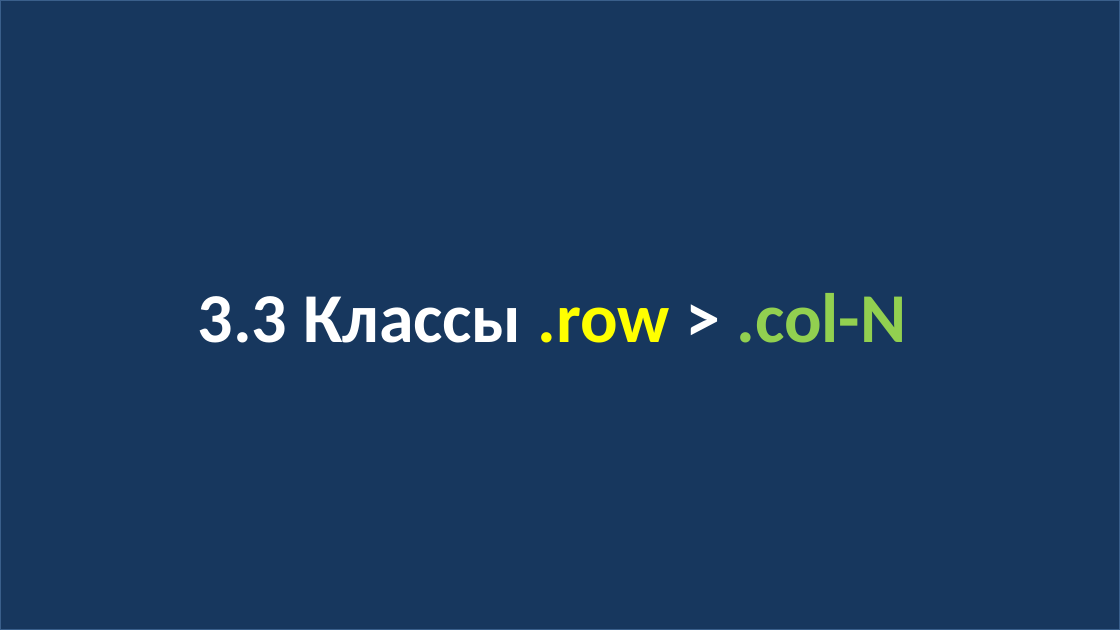
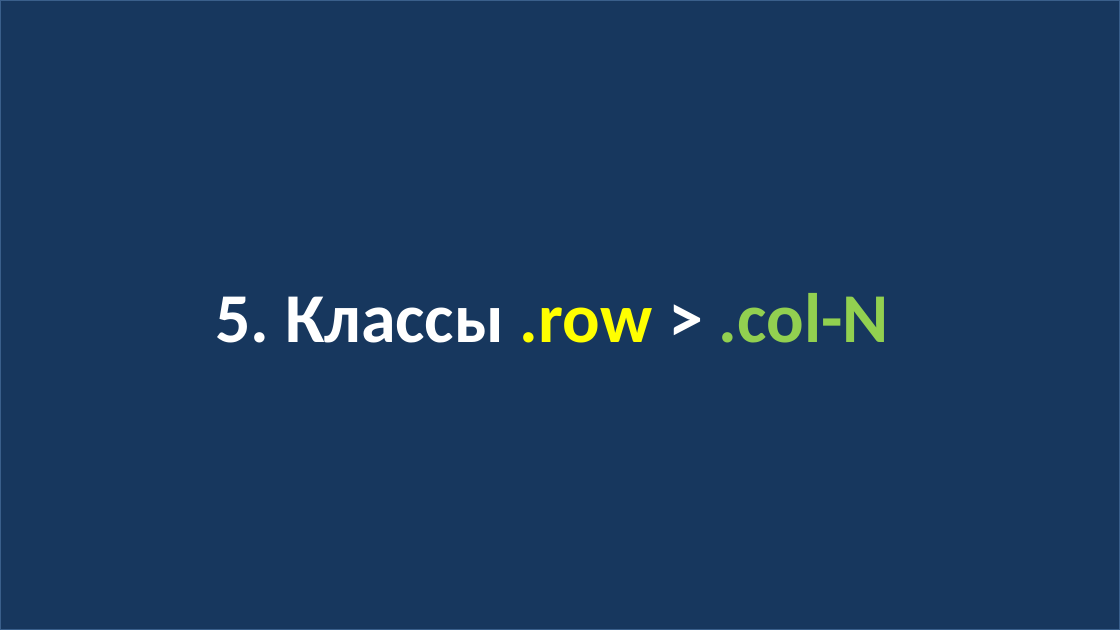
Before and after one commit to web40-ortdnipro/lesson16, a slide deck: slide 12 of lesson16.pptx (slide 14 before the commit). Drawn at 1120x630 pixels with LibreOffice and Linux fonts; fonts in the diff are those of the drawing. Boxes give left, top, right and bottom in pixels: in the first picture for what was removed or moved away, otherwise in the second. Text is boxed around its words. In the diff, an @@ line names an element or a change of style, - is before the commit and + after.

```diff
--- a/lesson16.pptx
+++ b/lesson16.pptx
@@ text in rectangle at (215,293,889,343): text changed @@
-3.3 Классы .row > .col-N
+5. Классы .row > .col-N
```
Also in this commit, not shown: 5 other slides changed, 4 slides removed, 1 other file.
